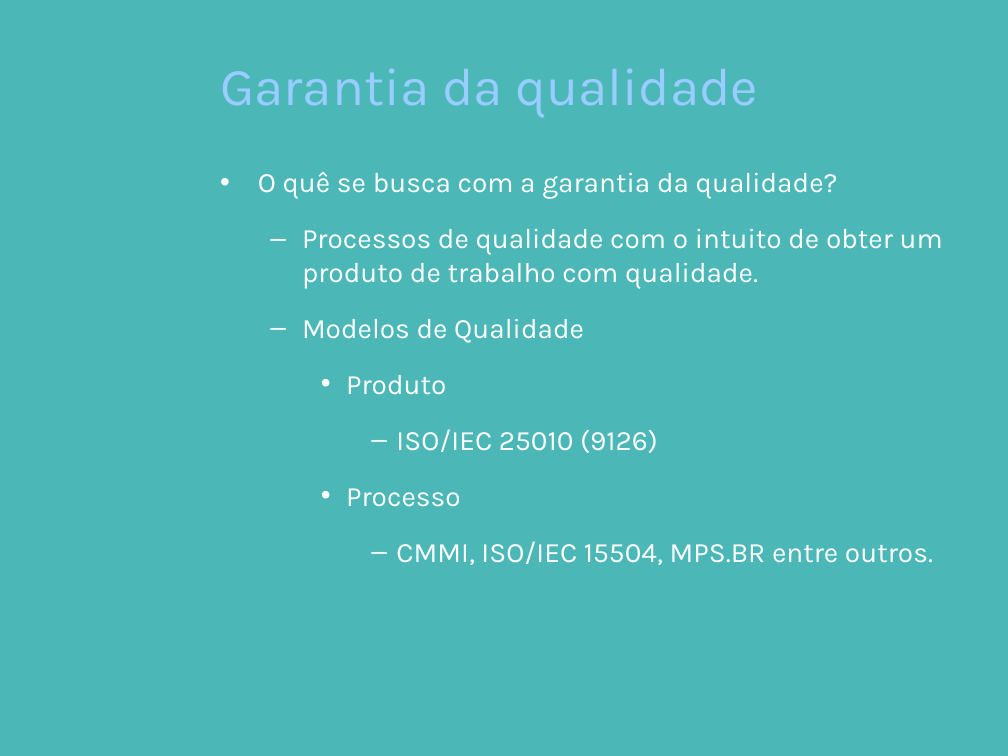
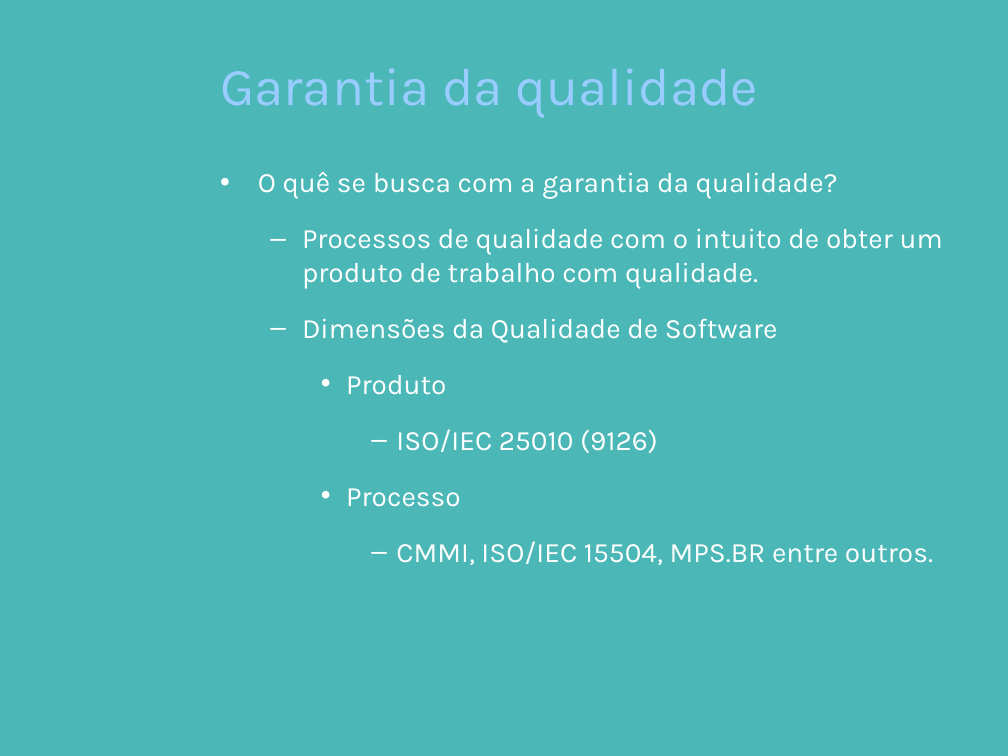
Before and after one commit to pddnew/monografia, a slide deck: slide 12 of presentation/presentation_1.0.0.pptx (slide 13 before the commit). Drawn at 1008x756 pixels with LibreOffice and Linux fonts; fonts in the diff are those of the drawing; background and template pictures are left out. Boxes give left, top, right and bottom in pixels: in the first picture for what was removed or moved away, otherwise in the second. Text is boxed around its words. In the diff, an @@ line names an element or a change of style, - is before the commit and + after.

```diff
--- a/presentation/presentation_1.0.0.pptx
+++ b/presentation/presentation_1.0.0.pptx
@@ text at (302,318,778,343): text changed @@
-  – Modelos de Qualidade
+  – Dimensões da Qualidade de Software
```
Also in this commit, not shown: 2 other slides changed.
